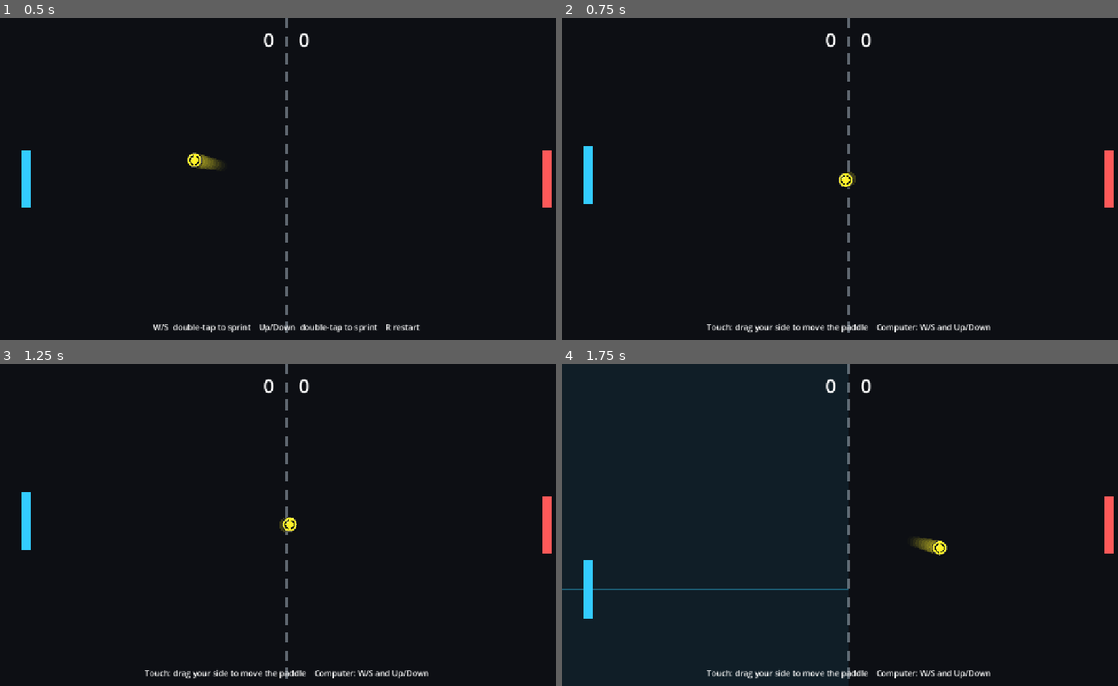
Above: before the commit, frames 1-4 (two rows, left to right).
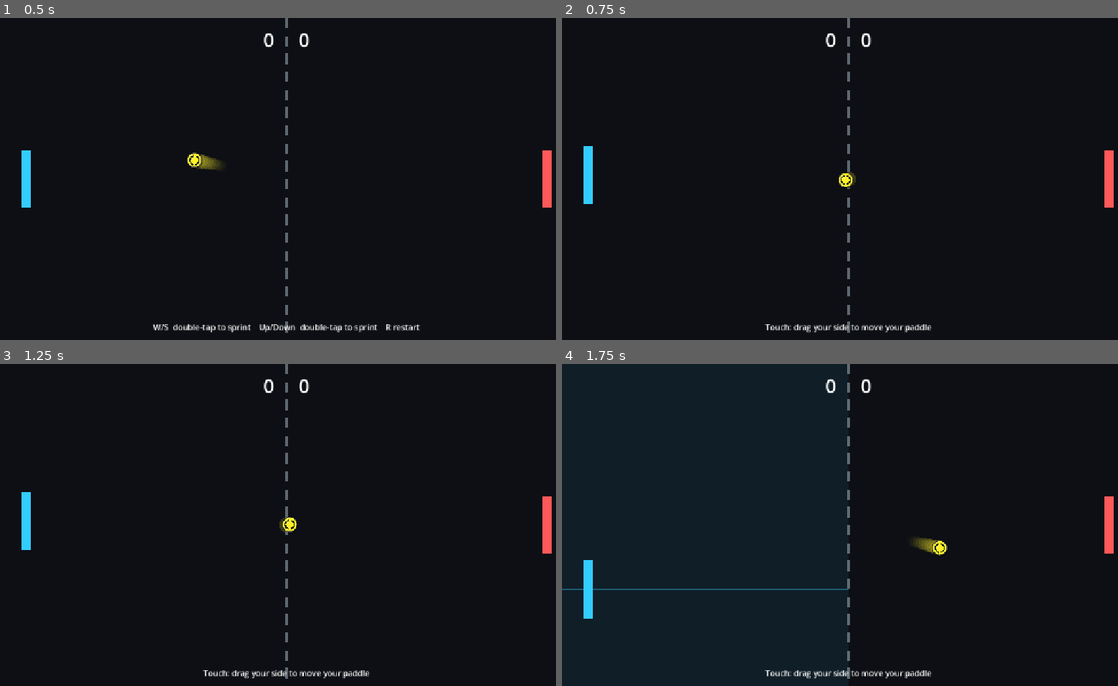
Above: after the commit, the same moments.

Repository: rekabrnalla/pong-game
Game: Godot game, scene res://scenes/main.tscn
Same seed, same stepped clock (60 frames per second), same inputs: the game is played once before the commit and once after it.
Inputs (mouse positions are in pixels of both pictures, inside the frame that each line leads up to):
- Up to frame 1 (0.5 s): no input
- Up to frame 2 (0.75 s): tap Enter at 0.5 s; move the mouse to (973, 162) at 0.52 s; hold W from 0.53 s (still down); hold R from 0.53 s (still down); click (973, 162) at 0.67 s
- Up to frame 3 (1.25 s): keep holding W; keep holding R
- Up to frame 4 (1.75 s): release W at 1.25 s; release R at 1.25 s; tap Space at 1.25 s; drag from (734, 541) to (817, 589) at 1.27 s

Frame 1 is identical in both runs. In frame 2, 0.7% of the frame differs, in the area x 26-78%, y 95-98%; in frame 3, 0.7%; in frame 4, 0.7%.

Commit message:
Simplify mobile help text

Diff:
--- a/scripts/main.gd
+++ b/scripts/main.gd
@@ -481,7 +481,7 @@
 
 func update_help_text() -> void:
 	if touch_controls_seen:
-		help_label.text = "Touch: drag your side to move the paddle    Computer: W/S and Up/Down"
+		help_label.text = "Touch: drag your side to move your paddle"
 	else:
 		help_label.text = "W/S  " + sprint_status(left_sprint_time_left, left_sprint_cooldown_left) + "    Up/Down  " + sprint_status(right_sprint_time_left, right_sprint_cooldown_left) + "    R restart"
 
